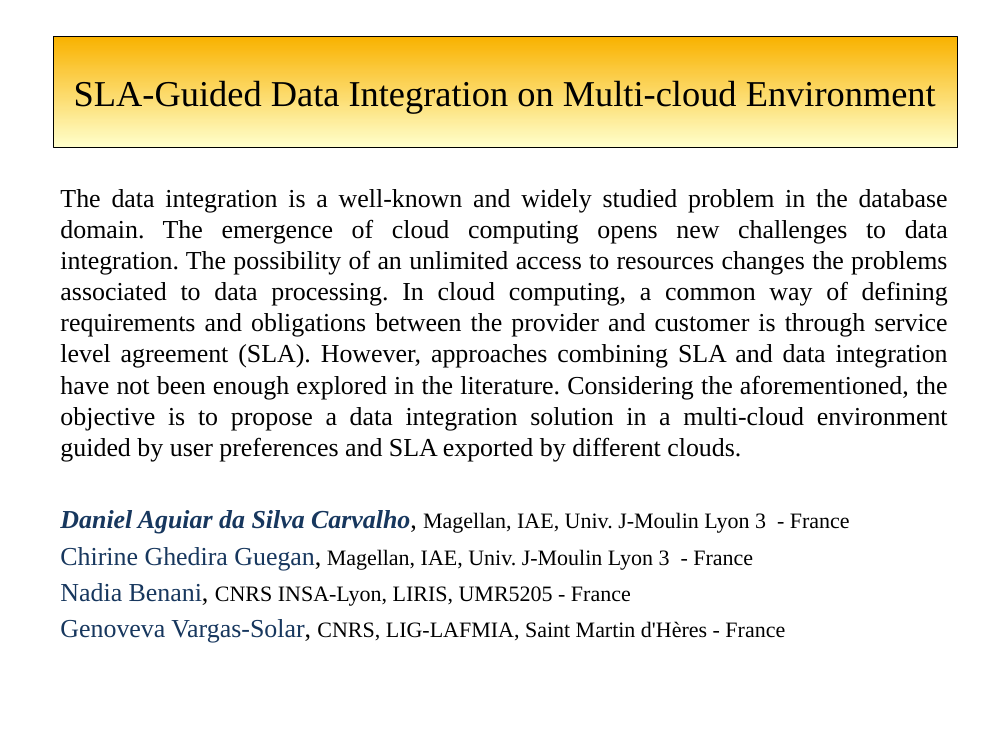
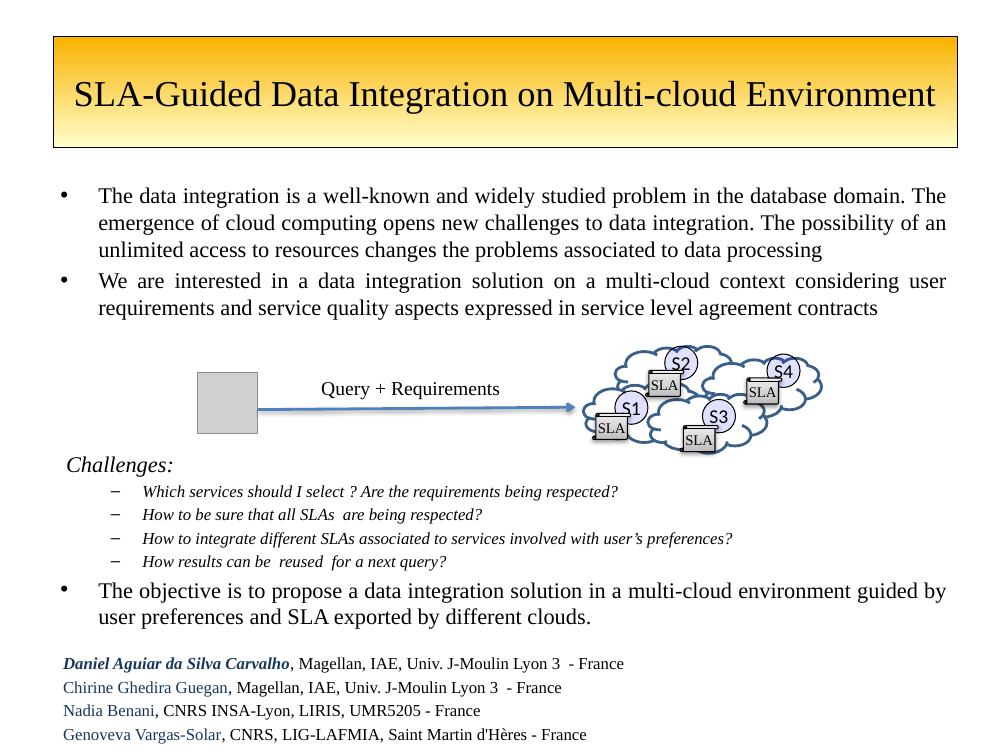
Before and after one commit to danielboni/DanielCarvalho-PhD, a slide deck: slide 1 of Presentations/ARC 6 2015 one slide.pptx. Drawn at 1008x756 pixels with LibreOffice and Linux fonts; fonts in the diff are those of the drawing; grey boxes stand for pictures. Boxes give left, top, right and bottom in pixels: in the first picture for what was removed or moved away, otherwise in the second. Text is boxed around its words. In the diff, an @@ line names an element or a change of style, - is before the commit and + after.

```diff
--- a/Presentations/ARC 6 2015 one slide.pptx
+++ b/Presentations/ARC 6 2015 one slide.pptx
@@ text at box(66, 187, 947, 629): text changed; size 18.5 to 16 pt @@
-The data integration is a well-known and widely studied problem in the database domain. The emergence of cloud computing opens new challenges to data integration. The possibility of an unlimited access to resources changes the problems associated to data processing. In cloud computing, a common way of defining requirements and obligations between the provider and customer is through service level agreement (SLA). However, approaches combining SLA and data integration have not been enough explored in the literature. Considering the aforementioned, the objective is to propose a data integration solution in a multi-cloud environment guided by user preferences and SLA exported by different clouds.
-Daniel Aguiar da Silva Carvalho, Magellan, IAE, Univ. J-Moulin Lyon 3 - France
-Chirine Ghedira Guegan, Magellan, IAE, Univ. J-Moulin Lyon 3 - France
-Nadia Benani, CNRS INSA-Lyon, LIRIS, UMR5205 - France
-Genoveva Vargas-Solar, CNRS, LIG-LAFMIA, Saint Martin d'Hères - France
+• The data integration is a well-known and widely studied problem in the database domain. The emergence of cloud computing opens new challenges to data integration. The possibility of an unlimited access to resources changes the problems associated to data processing
+• We are interested in a data integration solution on a multi-cloud context considering user requirements and service quality aspects expressed in service level agreement contracts
+Challenges:
+  – Which services should I select ? Are the requirements being respected?
+  – How to be sure that all SLAs are being respected?
+  – How to integrate different SLAs associated to services involved with user’s preferences?
+  – How results can be reused for a next query?
+• The objective is to propose a data integration solution in a multi-cloud environment guided by user preferences and SLA exported by different clouds.
@@ cloud added at box(615, 347, 734, 405), fill #FFFFFF, outline #3A5F8C 2 pt @@
@@ ellipse added at box(664, 347, 698, 380), fill #0000FF at 12% opacity, outline #000000 0.75 pt, 14 pt, text #000000 @@
+S2
@@ cloud added at box(703, 358, 822, 416), fill #FFFFFF, outline #3A5F8C 2 pt @@
@@ ellipse added at box(767, 354, 800, 387), fill #0000FF at 12% opacity, outline #000000 0.75 pt, 14 pt, text #000000 @@
+S4
@@ picture added at box(197, 373, 257, 433) @@
@@ text added at box(321, 382, 500, 400), 14 pt, text #000000 @@
+Query + Requirements
@@ cloud added at box(584, 383, 703, 442), fill #FFFFFF, outline #3A5F8C 2 pt @@
@@ vertical scroll added at box(646, 370, 684, 396), fill gradient #BDBDBD to #D1D1D1 to #EEEEEE, outline #000000 0.75 pt, 10.5 pt, text #000000 @@
+SLA
@@ vertical scroll added at box(744, 378, 782, 404), fill gradient #BDBDBD to #D1D1D1 to #EEEEEE, outline #000000 0.75 pt, 10.5 pt, text #000000 @@
+SLA
@@ arrow added from (258, 409) to (576, 407), #4F81BD 2 pt @@
@@ vertical scroll added at box(593, 413, 631, 439), fill gradient #BDBDBD to #D1D1D1 to #EEEEEE, outline #000000 0.75 pt, 10.5 pt, text #000000 @@
+SLA
@@ ellipse added at box(615, 391, 648, 424), fill #0000FF at 12% opacity, outline #000000 0.75 pt, 14 pt, text #000000 @@
+S1
@@ cloud added at box(648, 394, 767, 453), fill #FFFFFF, outline #3A5F8C 2 pt @@
@@ ellipse added at box(703, 399, 736, 432), fill #0000FF at 12% opacity, outline #000000 0.75 pt, 14 pt, text #000000 @@
+S3
@@ vertical scroll added at box(680, 425, 719, 452), fill gradient #BDBDBD to #D1D1D1 to #EEEEEE, outline #000000 0.75 pt, 10.5 pt, text #000000 @@
+SLA
@@ text added at box(63, 657, 624, 744), 12 pt, text #000000 @@
+Daniel Aguiar da Silva Carvalho, Magellan, IAE, Univ. J-Moulin Lyon 3 - France
+Chirine Ghedira Guegan, Magellan, IAE, Univ. J-Moulin Lyon 3 - France
+Nadia Benani, CNRS INSA-Lyon, LIRIS, UMR5205 - France
+Genoveva Vargas-Solar, CNRS, LIG-LAFMIA, Saint Martin d'Hères - France
```
Also in this commit, not shown: 13 other files.
